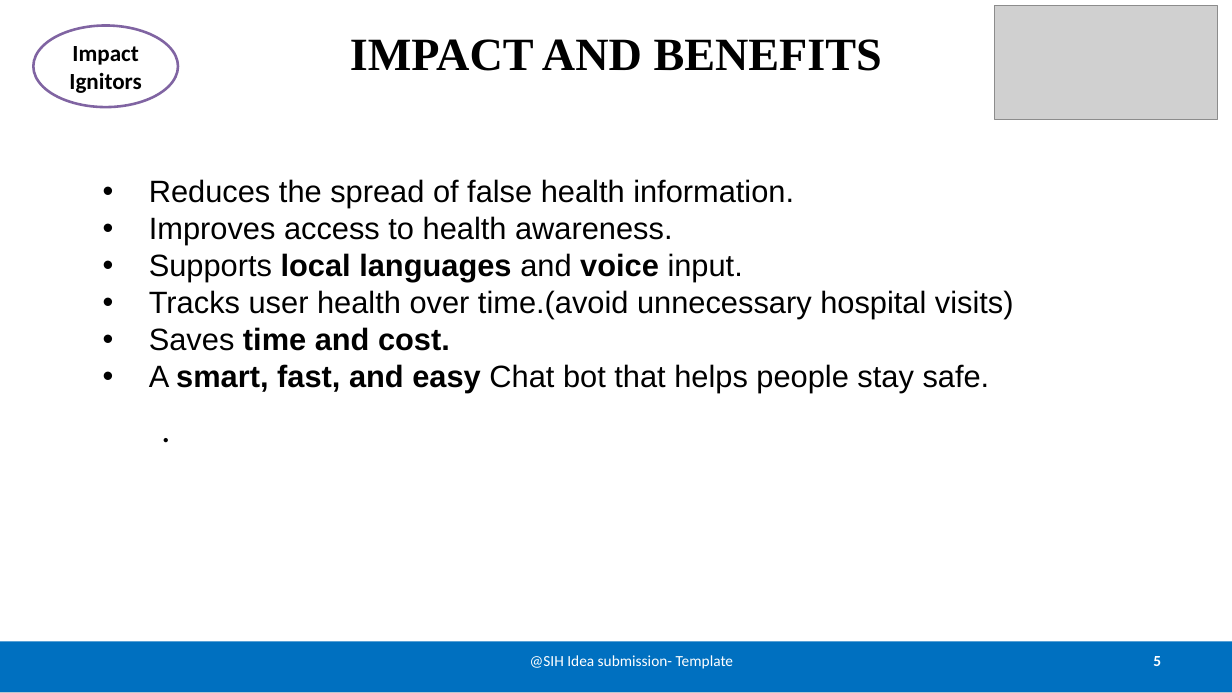
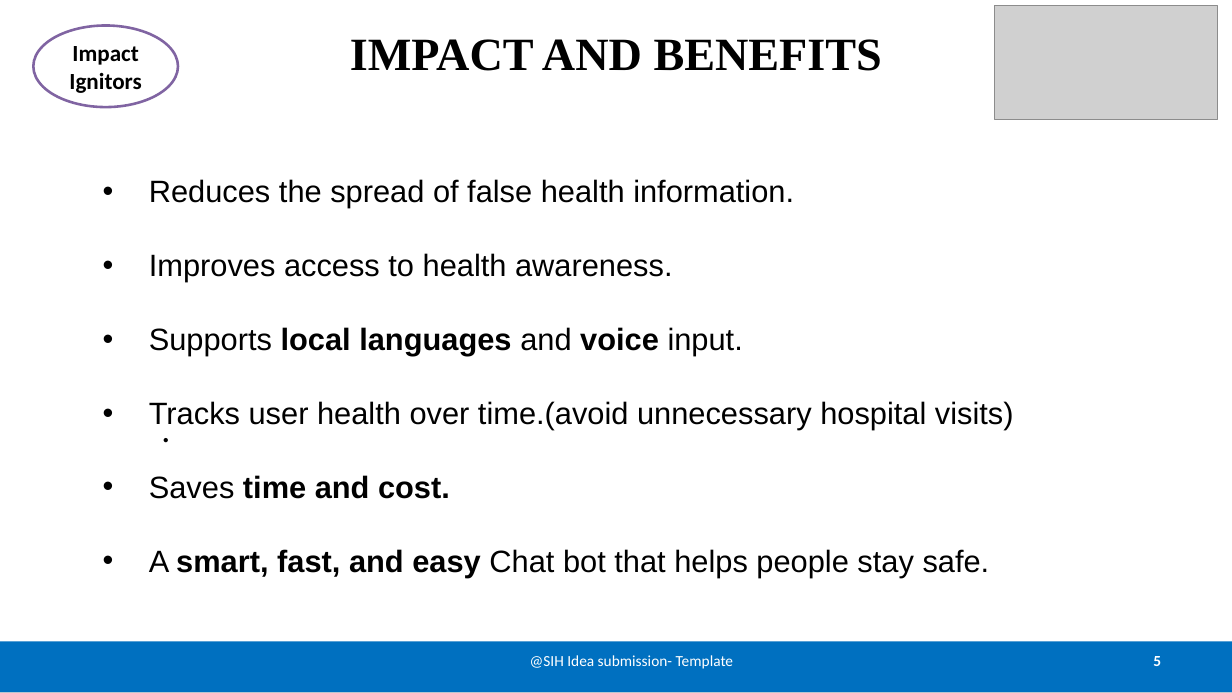
Before and after one commit to notjb2007/SIHackathon_2025, a slide deck: slide 5 of Smart India Hackathon 2025 Altered.pptx. Drawn at 1232x693 pixels with LibreOffice and Linux fonts; fonts in the diff are those of the drawing; grey boxes stand for pictures. Boxes give left, top, right and bottom in pixels: in the first picture for what was removed or moved away, otherwise in the second. Text is boxed around its words. In the diff, an @@ line names an element or a change of style, - is before the commit and + after.

```diff
--- a/Smart India Hackathon 2025 Altered.pptx
+++ b/Smart India Hackathon 2025 Altered.pptx
@@ text "Reduces the spread of false ..." rewrapped from (149,179,1014,393) to (149,179,1014,578) @@
```
Also in this commit, not shown: 2 other files.
